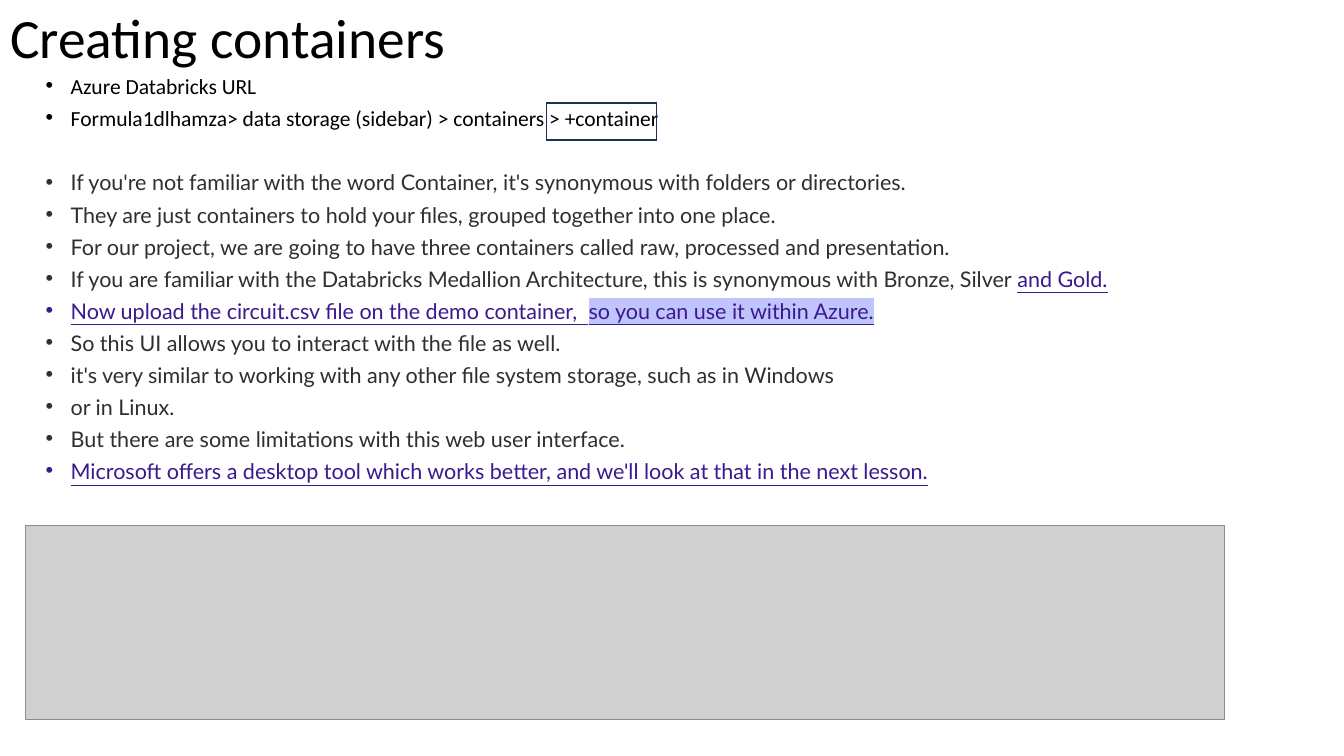
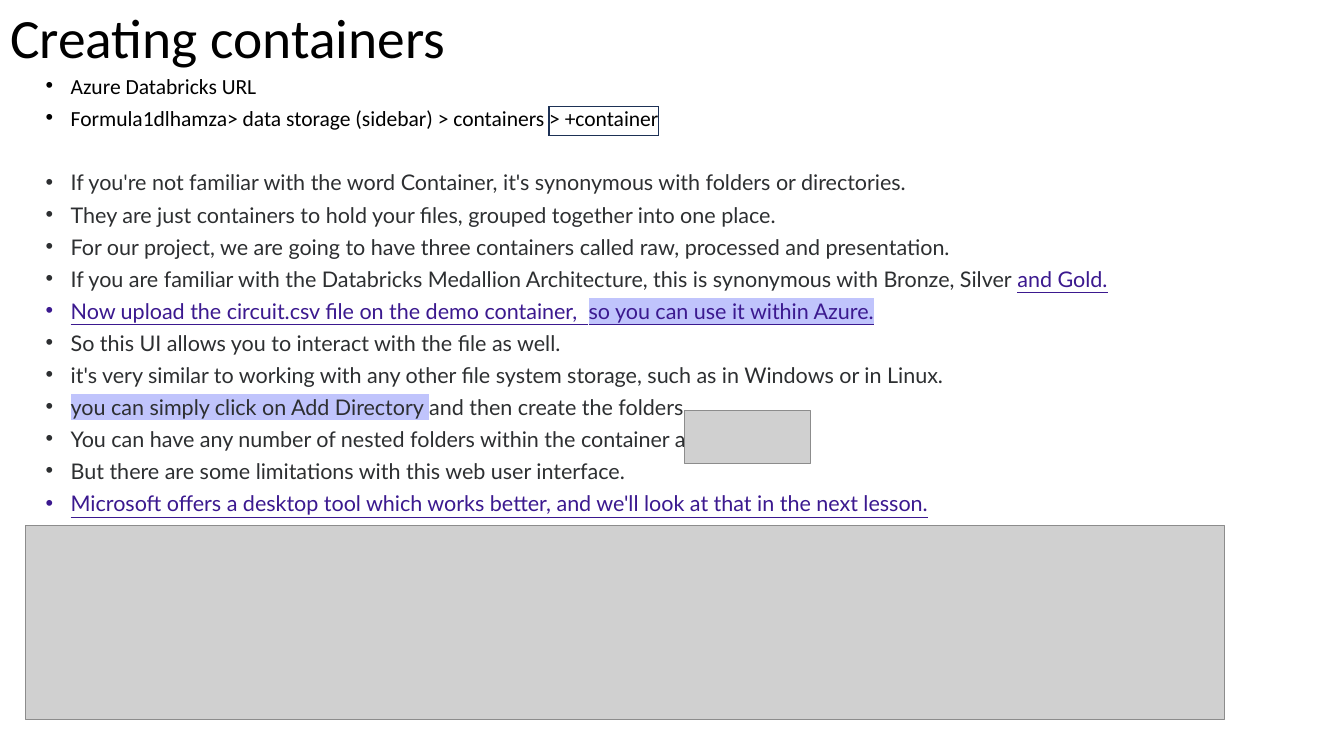
Before and after one commit to Hamza20203064/QuantumFlow-Databricks-ETL, a slide deck: slide 18 of Azure Databricks.pptx. Drawn at 1344x756 pixels with LibreOffice and Linux fonts; fonts in the diff are those of the drawing; grey boxes stand for pictures. Boxes give left, top, right and bottom in pixels: in the first picture for what was removed or moved away, otherwise in the second. Text is boxed around its words. In the diff, an @@ line names an element or a change of style, - is before the commit and + after.

```diff
--- a/Azure Databricks.pptx
+++ b/Azure Databricks.pptx
@@ rectangle resized from (x1=546, y1=103, x2=656, y2=140) to (x1=549, y1=106, x2=659, y2=135) @@
@@ text at (x1=71, y1=367, x2=943, y2=452): text changed @@
-• it's very similar to working with any other file system storage, such as in Windows
-• or in Linux.
+• it's very similar to working with any other file system storage, such as in Windows or in Linux.
+• you can simply click on Add Directory and then create the folders.
+• You can have any number of nested folders within the container as well.
@@ picture added at (x1=685, y1=410, x2=812, y2=464) @@
```
Also in this commit, not shown: 3 other slides changed, 33 slides added, 22 other files.
